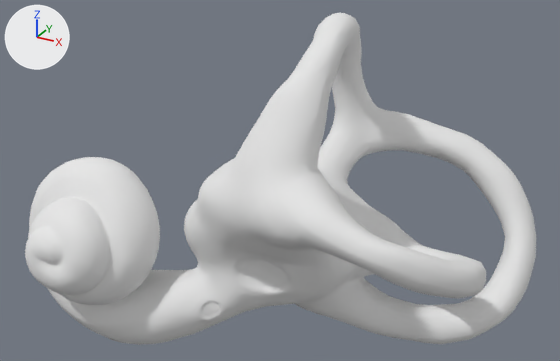
An edit to the OBJ model ASSETS/snail.obj, drawn before and after from the same camera.
The view is the same before and after, from a camera (50 mm lens) standing at (7.03, -16.74, 15.3) and looking at (0.88, -5.55, 9.71). Lighting does not change. The marker at upper left points along +X, +Y and +Z. Where no turn or scale is listed for an object, it has been applied to the vertices.

Names of what the first picture shows: 'snail'.
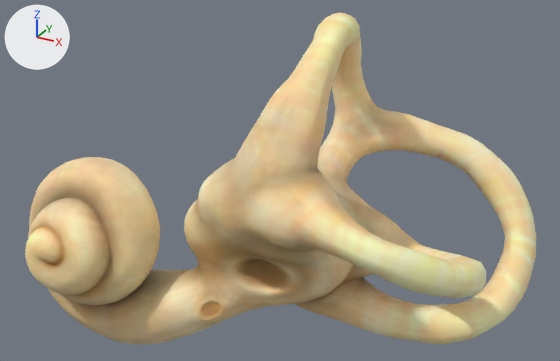
The change, as a list of edits to the scene's bpy script:
```text
Add img_snail_default_nmap_png:
    img_snail_default_nmap_png = load_image('snail_Default_nmap.png', 'snail_Default_nmap.png', 2048, 2048, 'sRGB')
Add img_snail_default_color_png:
    img_snail_default_color_png = load_image('snail_Default_color.png', 'snail_Default_color.png', 2048, 2048, 'sRGB')
Add img_snail_default_rough_png:
    img_snail_default_rough_png = load_image('snail_Default_rough.png', 'snail_Default_rough.png', 2048, 2048, 'sRGB')
Change mat_default:
    remove # nodes: BsdfPrincipled, OutputMaterial
    nodes: BsdfPrincipled, NormalMap, OutputMaterial, TexImage x3
    uses the picture img_snail_default_color_png
    uses the picture img_snail_default_nmap_png
    uses the picture img_snail_default_rough_png
Change me_snail:
    where me_snail.from_pydata(...)  # 4967 vertices, 5057 faces; spans x -3.56..5.13, y -8.74..-2.53, z 6.6..12.68
    used by ob_snail; location = (0.0, 0.0, 0.0)
    me_snail part 1: texture (UV) coordinates of 5057 of 5057 faces, centred in x -3.55..5.12, y -8.74..-2.54, z 6.61..12.68, changed; they spanned u 0.01..0.76, v 0.01..0.99 and now span u 0.01..0.96, v 0.01..0.99
```

Location of each change, [x1, y1, x2, y2] in pixels of the pictures (560 x 361 px):
'snail', surface changed (white to beige)
    both: [25, 13, 536, 345]
